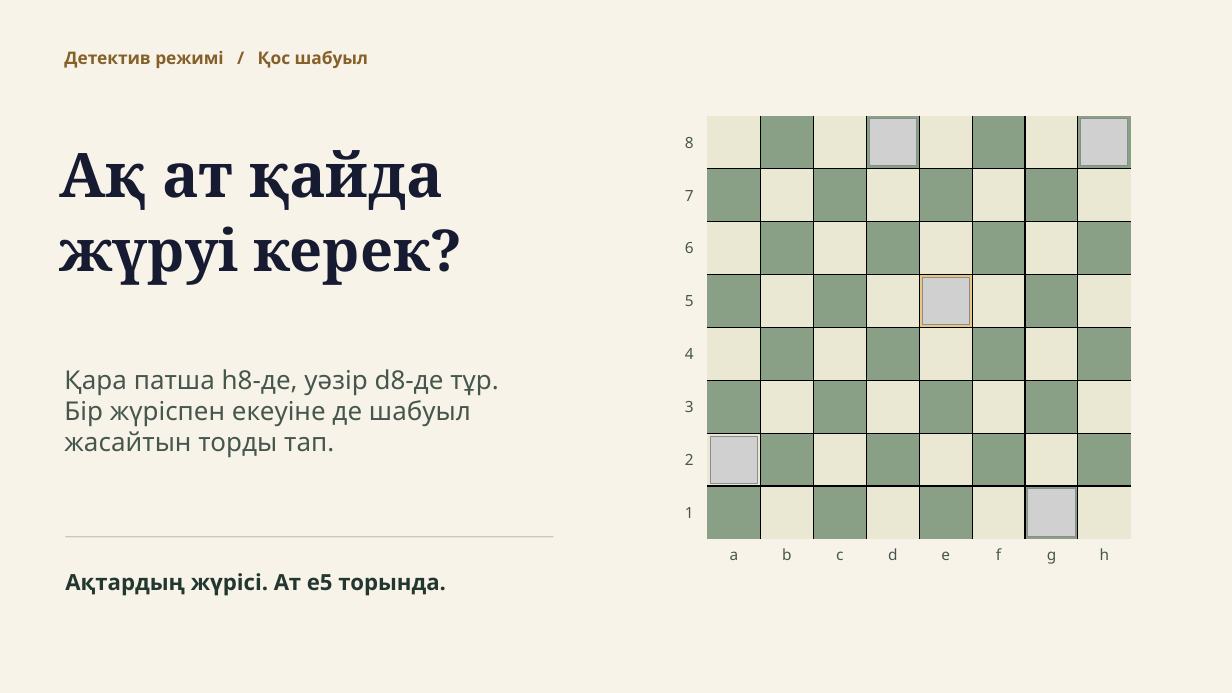
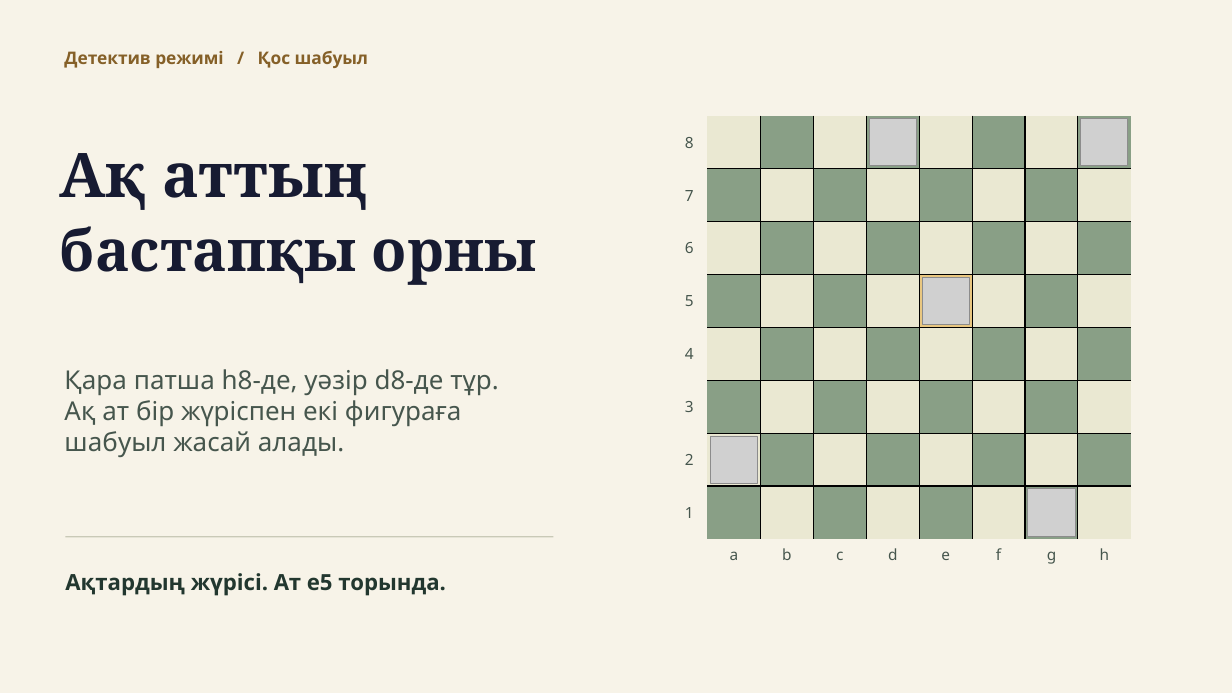
Before and after one commit to ibraevernur7-lab/chess-detective-final, a slide deck: slide 2 of presentation/Chess_Detective_KZ.pptx. Drawn at 1232x693 pixels with LibreOffice and Linux fonts; fonts in the diff are those of the drawing; grey boxes stand for pictures. Boxes give left, top, right and bottom in pixels: in the first picture for what was removed or moved away, otherwise in the second. Text is boxed around its words. In the diff, an @@ line names an element or a change of style, - is before the commit and + after.

```diff
--- a/presentation/Chess_Detective_KZ.pptx
+++ b/presentation/Chess_Detective_KZ.pptx
@@ text at [60, 153, 367, 210]: text changed @@
-Ақ ат қайда
+Ақ аттың
@@ text at [60, 226, 537, 285]: text changed @@
-жүруі керек?
+бастапқы орны
@@ text at [64, 400, 461, 457]: text changed @@
-Бір жүріспен екеуіне де шабуыл
-жасайтын торды тап.
+Ақ ат бір жүріспен екі фигураға
+шабуыл жасай алады.
```
Also in this commit, not shown: 4 other slides changed, 1 other file.
